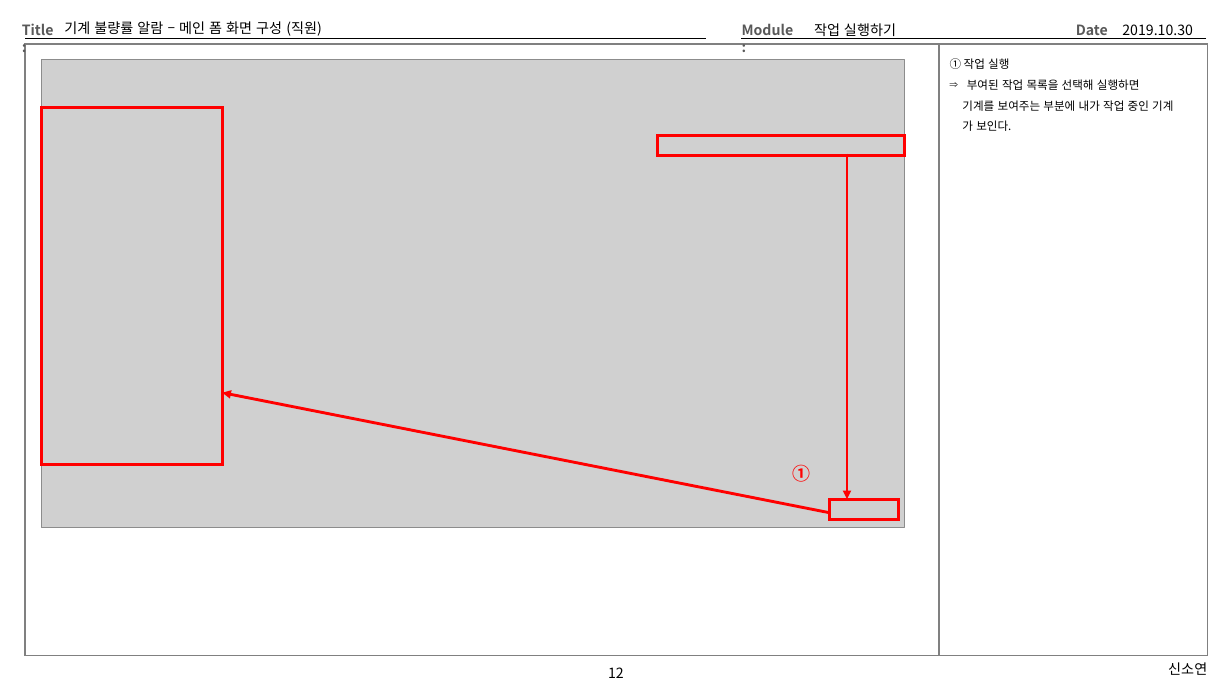
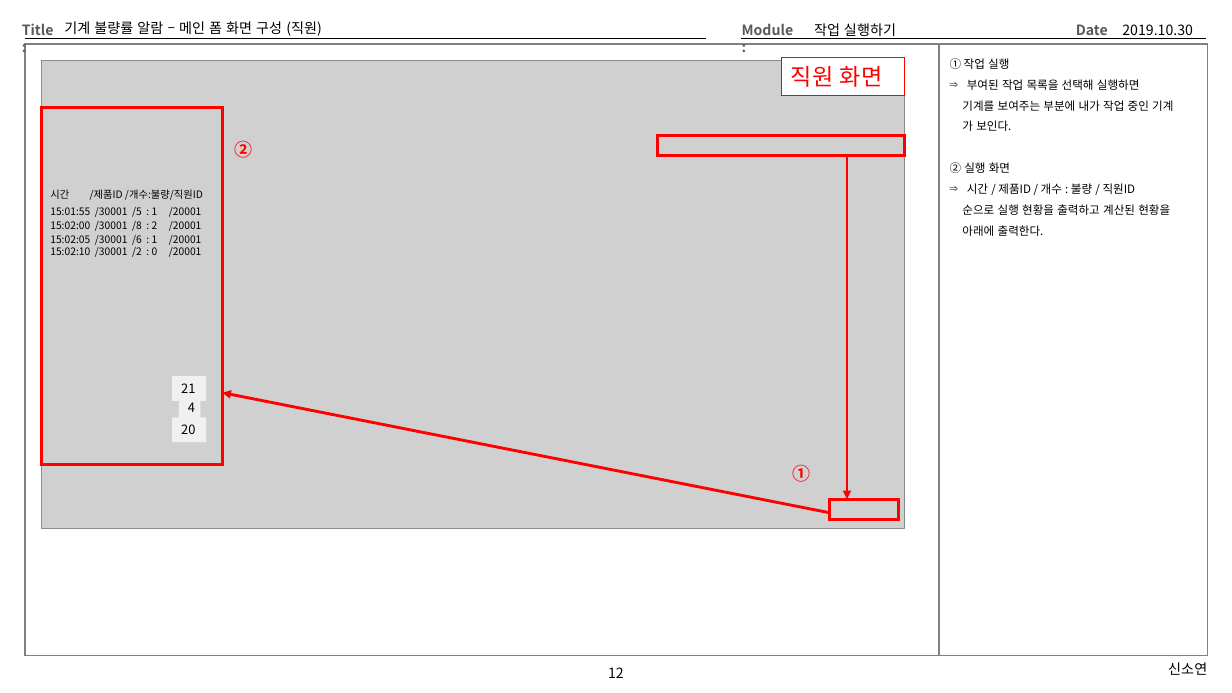
Before and after one commit to Cliedy-s/AIclass, a slide deck: slide 12 of project/03_화면설계/화면설계.pptx. Drawn at 1232x693 pixels with LibreOffice and Linux fonts; fonts in the diff are those of the drawing; grey boxes stand for pictures. Boxes give left, top, right and bottom in pixels: in the first picture for what was removed or moved away, otherwise in the second. Text is boxed around its words. In the diff, an @@ line names an element or a change of style, - is before the commit and + after.

```diff
--- a/project/03_화면설계/화면설계.pptx
+++ b/project/03_화면설계/화면설계.pptx
@@ rectangle added at <box>782,58,905,95</box>, fill #FFFFFF, outline #FF0000 0.75 pt, 18 pt, text #FF0000 @@
+직원 화면
@@ text added at <box>235,140,253,158</box>, 14 pt, text #FF0000, bold @@
+②
@@ text at <box>950,162,1170,236</box>: paragraphs added @@
+② 실행 화면
+⇒ 시간 / 제품ID / 개수 : 불량 / 직원ID
+순으로 실행 현황을 출력하고 계산된 현황을
+아래에 출력한다.
@@ text added at <box>50,207,202,217</box>, 8 pt, text #000000 @@
+15:01:55 /30001 /5 : 1 /20001
@@ text added at <box>50,189,203,200</box>, 8 pt, text #000000 @@
+시간 /제품ID /개수:불량/직원ID
@@ text added at <box>50,221,202,257</box>, 8 pt, text #000000 @@
+15:02:00 /30001 /8 : 2 /20001
@@ text added at <box>50,221,202,245</box>, 8 pt, text #000000 @@
+15:02:05 /30001 /6 : 1 /20001
@@ text added at <box>50,235,202,257</box>, 8 pt, text #000000 @@
+15:02:10 /30001 /2 : 0 /20001
@@ rectangle added at <box>172,376,206,401</box>, fill #F0F0F0, 10 pt, text #000000 @@
+21
@@ rectangle added at <box>172,418,206,443</box>, fill #F0F0F0, 10 pt, text #000000 @@
+20
@@ rectangle added at <box>179,395,201,420</box>, fill #F0F0F0, 10 pt, text #000000 @@
+4
```
Also in this commit, not shown: 10 other slides changed, 1 slide added, 45 other files.
